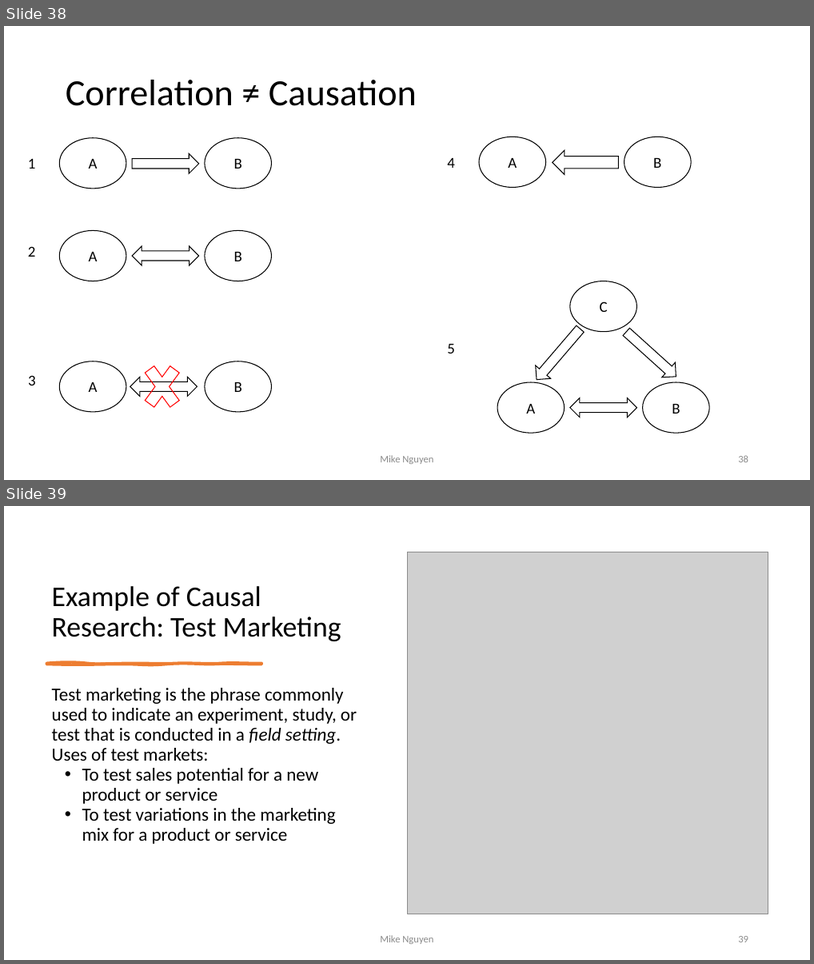
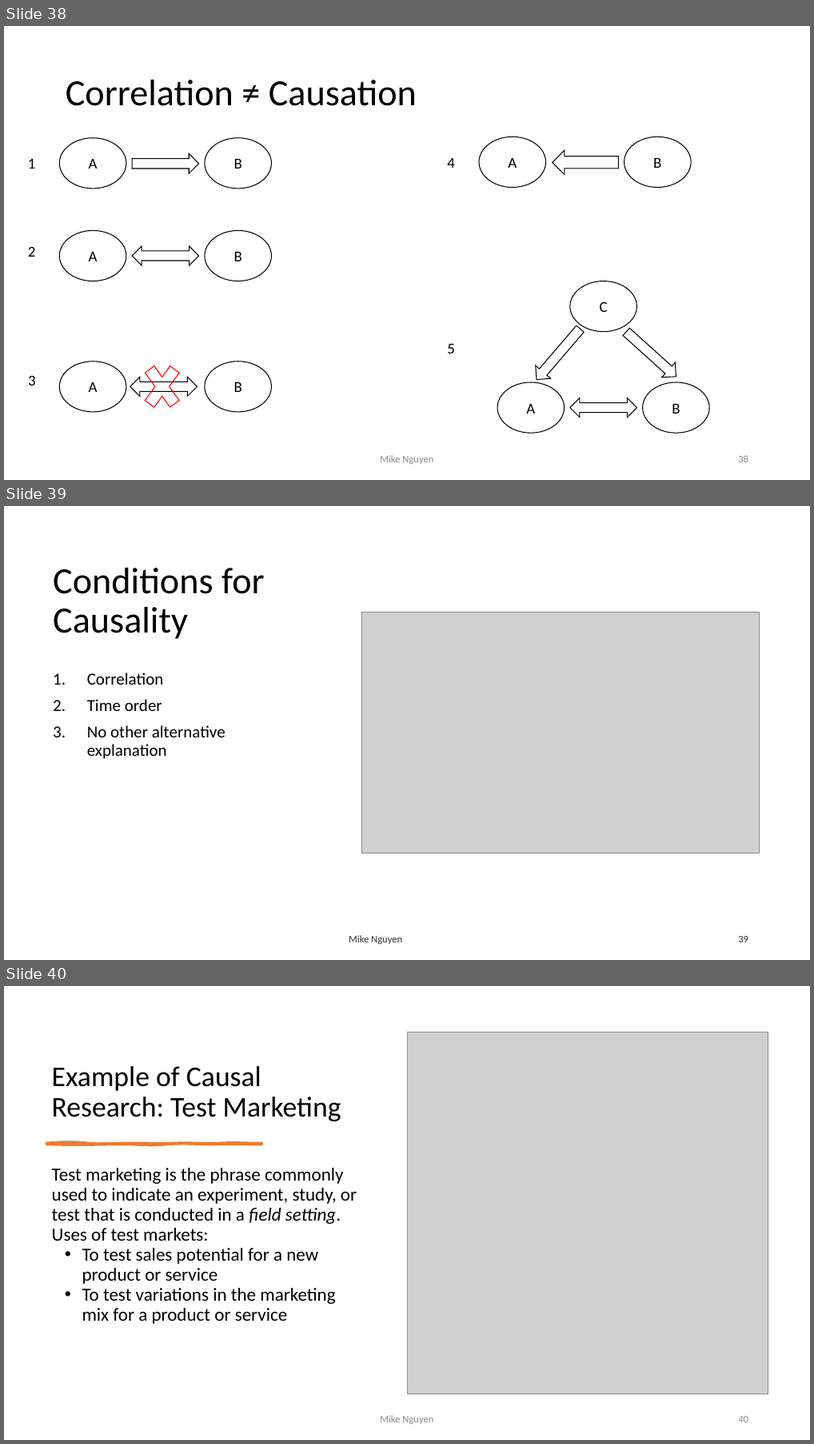
Before and after one commit to mikenguyen13/mar4050_S23_2, a slide deck: lectures/3/1_Research Design.pptx. Shown one above the other, each under a label of ours: slides 38 and 39 before the commit, slides 38, 39 and 40 after it. The pictures are 814x964 and 814x1444 pixels, drawn with LibreOffice and Linux fonts; fonts in the diff are those of the drawing; grey boxes stand for pictures. Boxes give left, top, right and bottom in pixels: in the first picture for what was removed or moved away, otherwise in the second. Text is boxed around its words. In the diff, an @@ line names an element or a change of style, - is before the commit and + after.

```diff
--- a/lectures/3/1_Research Design.pptx
+++ b/lectures/3/1_Research Design.pptx
@@ slide 39 added at <box>4,506,810,960</box>, background #FFFFFF @@
@@ title added at <box>53,568,265,639</box>, 44 pt, text #000000 @@
+Conditions for Causality
@@ picture added at <box>362,612,759,853</box> @@
@@ text added at <box>87,672,226,759</box>, 20 pt, text #000000 @@
+1. Correlation
+2. Time order
+3. No other alternative explanation
@@ text added at <box>349,935,402,944</box>, 12 pt, text #303030 @@
+Mike Nguyen
@@ page number added at <box>738,936,749,942</box>, 12 pt, text #303030 @@
+39
@@ what was slide 39 is now slide 40 @@
@@ page number at <box>738,1416,749,1422</box>: text changed @@
-39
+40
```
Also in this commit, not shown: 9 slides changed, 3 other slides added, 1 slide removed.
